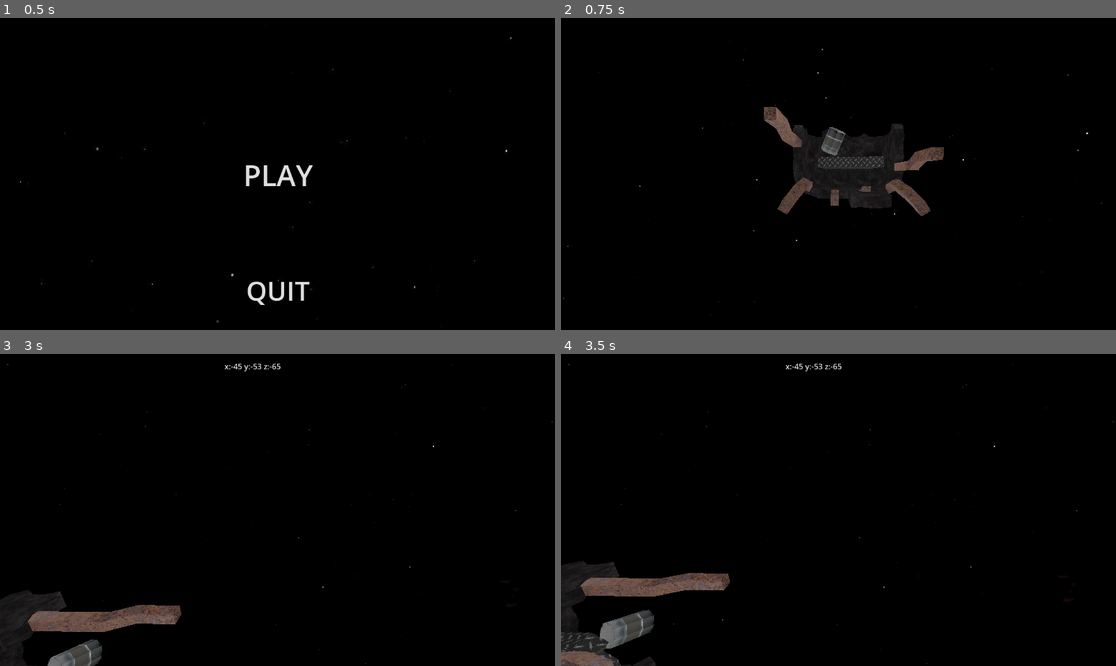
Above: before the commit, frames 1-4 (two rows, left to right).
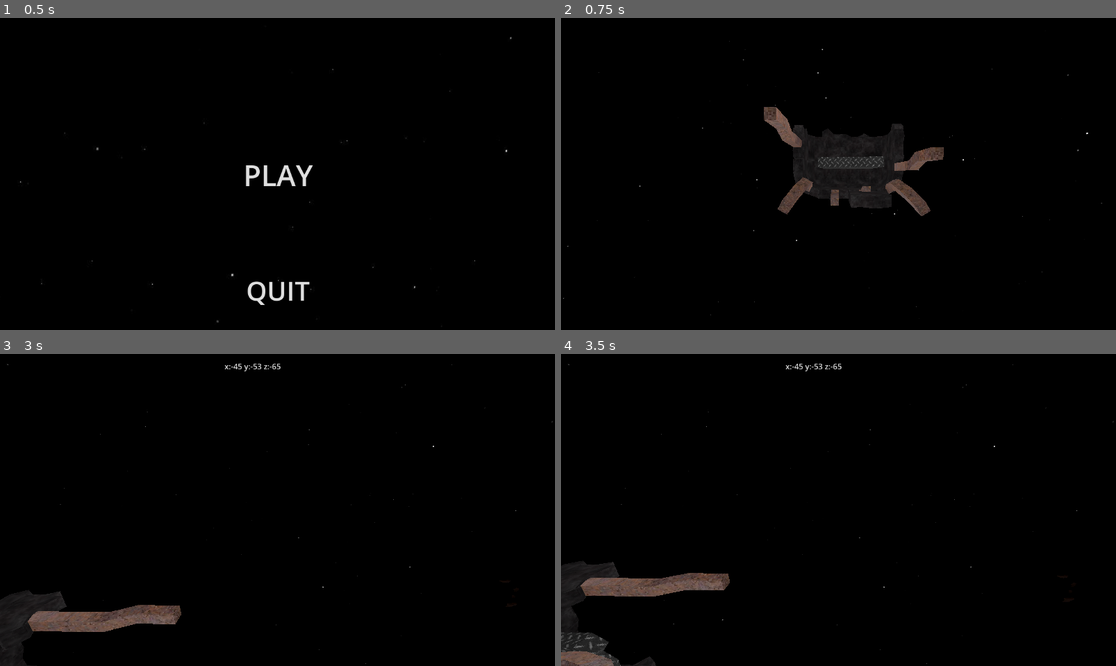
Above: after the commit, the same moments.

Repository: Ggury/The_Void
Game: Godot game, scene res://Scenes/Main_Menu.tscn
Two runs of this game, one before a commit and one after it. Both use one fixed random seed, a clock stepped at 60 frames per second and the inputs below.
Inputs (mouse positions are in pixels of both pictures, inside the frame that each line leads up to):
- Up to frame 1 (0.5 s): no input
- Up to frame 2 (0.75 s): click "PLAY" at 0.5 s
- Up to frame 3 (3 s): tap Enter at 1.25, 2.75 s; move the mouse to (399, 494) at 1.27 s; hold Right (ui_right) 1.28-2.03 s; hold C (Crawl) 1.28-2.03 s; tap Space (Jump) at 1.52, 2, 2.27 s; move the mouse to (166, 525) at 2.02 s; hold Down (ui_down) 2.03-2.78 s; tap R (Radar) at 2.1 s; move the mouse to (333, 441) at 2.77 s; hold Right (ui_right) from 2.78 s (still down); hold C (Crawl) from 2.78 s (still down)
- Up to frame 4 (3.5 s): keep holding Right (ui_right); keep holding C (Crawl)

Frame 1 is identical in both runs. In frame 2, 0.2% of the frame differs, in the area x 46-52%, y 34-45%; in frame 3, 0.6%; in frame 4, 0.7%, in the area x 7-17%, y 81-95%.

Commit message:
ready_to_merge

Diff:
--- a/Scenes/main_level.tscn
+++ b/Scenes/main_level.tscn
@@ -6,7 +6,6 @@
 [ext_resource type="PackedScene" uid="uid://coj5gbwp6muvn" path="res://Monster/monster.tscn" id="2_dyx1s"]
 [ext_resource type="PackedScene" uid="uid://b05d8yg51jp8e" path="res://decorations/Shipwreck_2.tscn" id="4_lyltq"]
 [ext_resource type="PackedScene" uid="uid://dl0gukivyk7px" path="res://decorations/Shipwreck_3.tscn" id="6_cxcpt"]
-[ext_resource type="PackedScene" uid="uid://dvc84khebpdu7" path="res://quest_objects/Barell.tscn" id="7_081bi"]
 
 [sub_resource type="PanoramaSkyMaterial" id="PanoramaSkyMaterial_e4wsf"]
 panorama = ExtResource("1_bt54g")
@@ -45,6 +44,3 @@
 
 [node name="Shipwreck_3" parent="." groups=["radardetect"] instance=ExtResource("6_cxcpt")]
 transform = Transform3D(1, 0, 0, 0, 1, 0, 0, 0, 1, 39.6621, 49.1016, 65.7732)
-
-[node name="Barell" parent="." instance=ExtResource("7_081bi")]
-transform = Transform3D(0.920081, 0.391727, 0, -0.36718, 0.862426, -0.348425, -0.136487, 0.320579, 0.937337, -0.746459, 1.78051, -15.9629)
Not shown: 1 places in Scenes/main_level.tscn that only renumber resources
